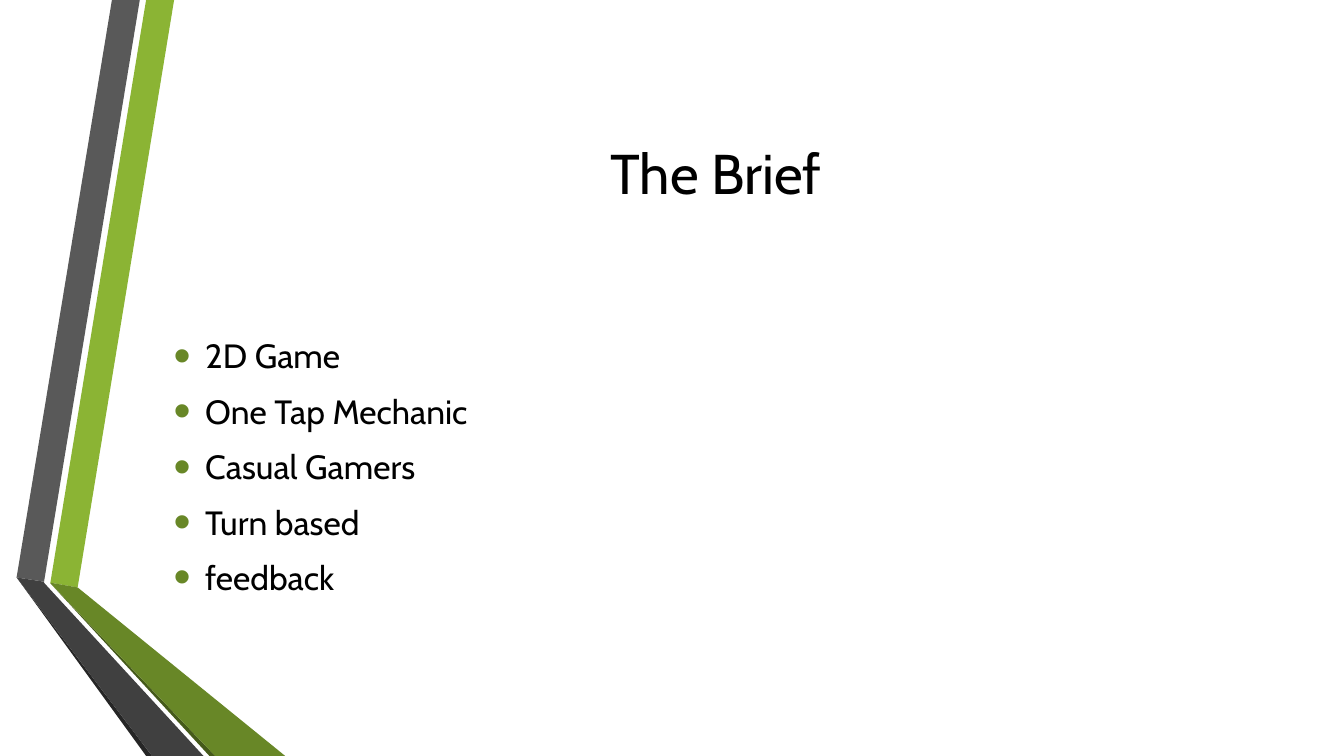
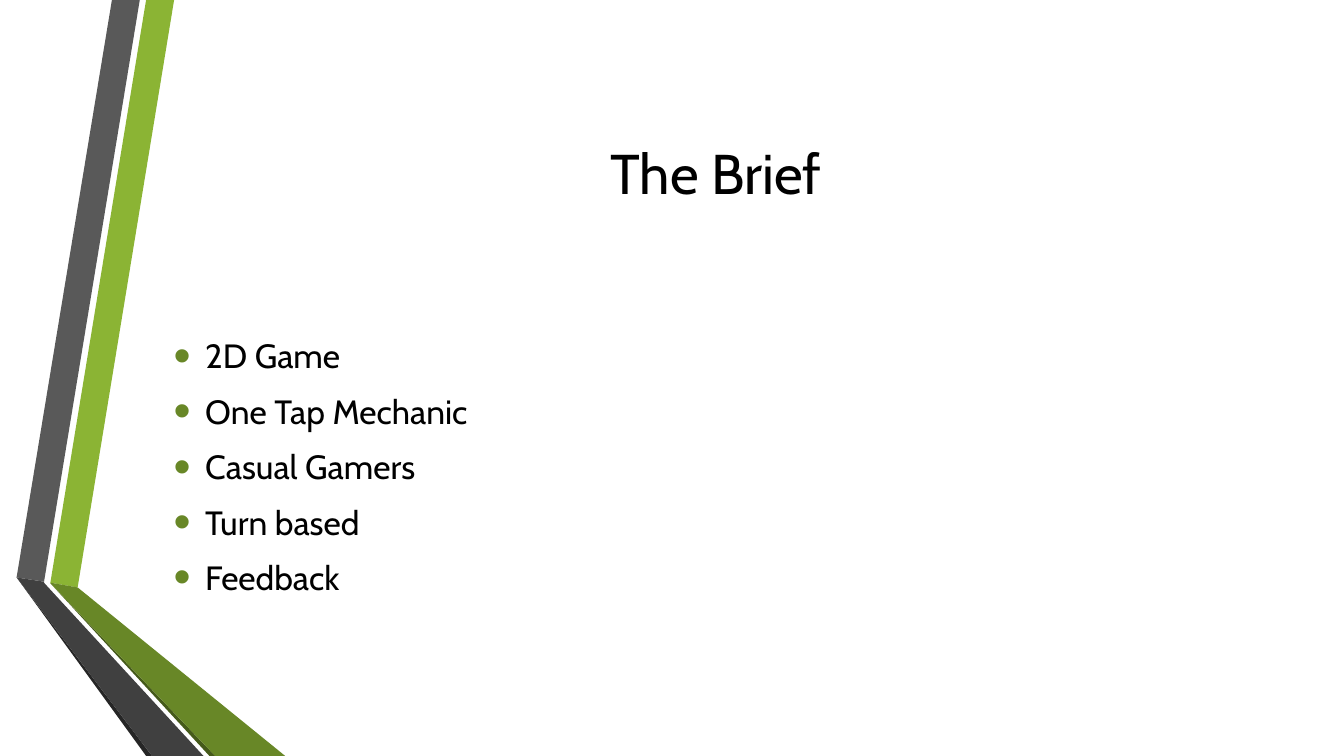
Before and after one commit to UoSGroupProjects1718/mgp-mpg-group-5, a slide deck: slide 2 of Management/Presentations/Initial presentation.pptx. Drawn at 1344x756 pixels with LibreOffice and Linux fonts; fonts in the diff are those of the drawing; background and template pictures are left out. Boxes give left, top, right and bottom in pixels: in the first picture for what was removed or moved away, otherwise in the second. Text is boxed around its words. In the diff, an @@ line names an element or a change of style, - is before the commit and + after.

```diff
--- a/Management/Presentations/Initial presentation.pptx
+++ b/Management/Presentations/Initial presentation.pptx
@@ text at (205,564,339,591): text changed @@
-• feedback
+• Feedback
```
Also in this commit, not shown: 4 other slides changed, 4 slides added, 3 slides removed.
